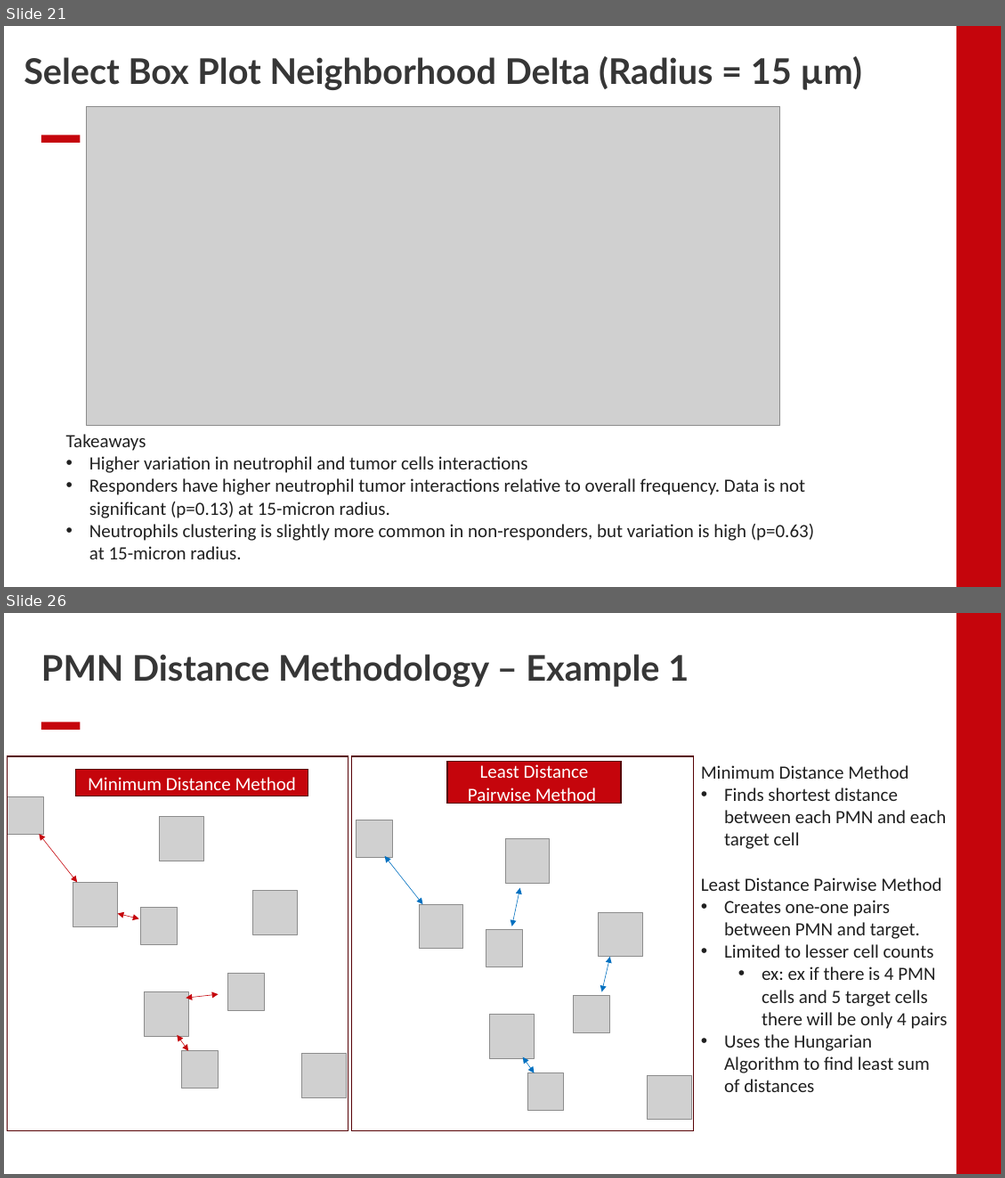
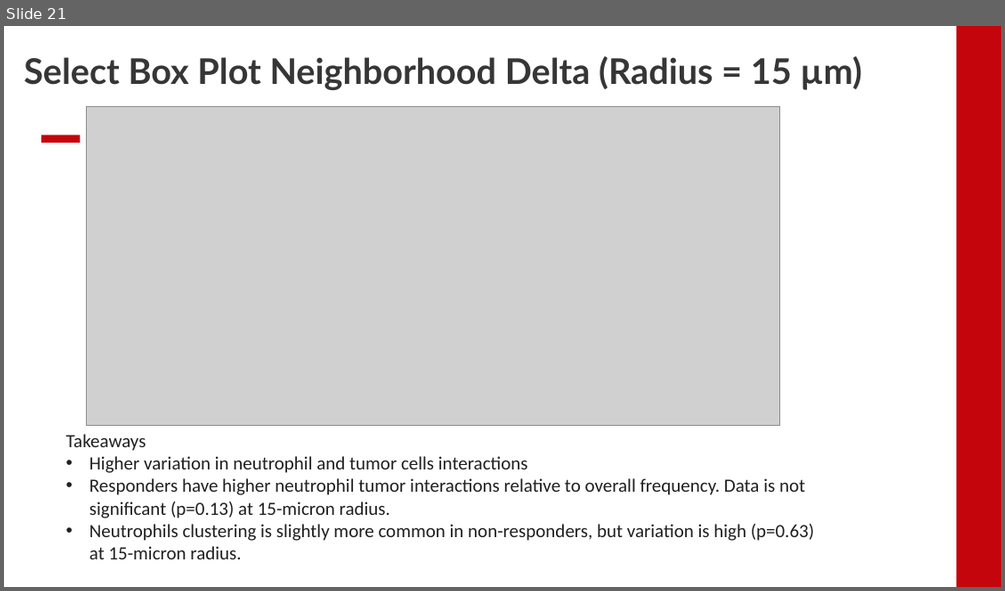
Before and after one commit to EDJohns/2025-Dinh-Lab-Research-Project, a slide deck: Shapiro 2025 Project/Weekly Updates/Week 7 Updates.pptx. Shown one above the other, each under a label of ours: slides 21 and 26 before the commit, slide 21 after it; the slides between them are not shown. The pictures are 1005x1178 and 1005x591 pixels, drawn with LibreOffice and Linux fonts; fonts in the diff are those of the drawing; grey boxes stand for pictures; background and template pictures are left out. Boxes give left, top, right and bottom in pixels: in the first picture for what was removed or moved away, otherwise in the second. Text is boxed around its words. In the diff, an @@ line names an element or a change of style, - is before the commit and + after.

```diff
--- a/Shapiro 2025 Project/Weekly Updates/Week 7 Updates.pptx
+++ b/Shapiro 2025 Project/Weekly Updates/Week 7 Updates.pptx
@@ slide 26 removed at (x1=4, y1=613, x2=1001, y2=1174), background #FFFFFF; not listed: 2 template elements that a slide beside it also shows @@
@@ title removed at (x1=41, y1=654, x2=688, y2=687) @@
-PMN Distance Methodology – Example 1
@@ rectangle removed at (x1=7, y1=756, x2=348, y2=1131) @@
@@ rectangle removed at (x1=76, y1=770, x2=307, y2=795) @@
-Minimum Distance Method
@@ rectangle removed at (x1=352, y1=756, x2=694, y2=1131) @@
@@ rectangle removed at (x1=447, y1=761, x2=621, y2=803) @@
-Least Distance Pairwise Method
@@ text removed at (x1=701, y1=765, x2=947, y2=1092) @@
-Minimum Distance Method
-• Finds shortest distance between each PMN and each target cell
-Least Distance Pairwise Method
-• Creates one-one pairs between PMN and target.
-• Limited to lesser cell counts
-  • ex: ex if there is 4 PMN cells and 5 target cells there will be only 4 pairs
-• Uses the Hungarian Algorithm to find least sum of distances
@@ picture removed at (x1=7, y1=797, x2=44, y2=835) @@
@@ picture removed at (x1=160, y1=817, x2=203, y2=860) @@
@@ picture removed at (x1=356, y1=820, x2=393, y2=858) @@
@@ double arrow removed from (77, 882) to (39, 834) @@
@@ picture removed at (x1=506, y1=839, x2=550, y2=883) @@
@@ double arrow removed from (423, 904) to (385, 856) @@
@@ picture removed at (x1=73, y1=882, x2=118, y2=926) @@
@@ picture removed at (x1=253, y1=891, x2=297, y2=934) @@
@@ picture removed at (x1=419, y1=904, x2=463, y2=948) @@
@@ double arrow removed from (520, 887) to (512, 926) @@
@@ double arrow removed from (139, 919) to (118, 914) @@
@@ picture removed at (x1=141, y1=908, x2=178, y2=945) @@
@@ picture removed at (x1=486, y1=929, x2=523, y2=966) @@
@@ picture removed at (x1=599, y1=912, x2=643, y2=957) @@
@@ double arrow removed from (602, 992) to (610, 957) @@
@@ picture removed at (x1=227, y1=973, x2=264, y2=1011) @@
@@ picture removed at (x1=145, y1=992, x2=189, y2=1037) @@
@@ double arrow removed from (186, 998) to (218, 995) @@
@@ picture removed at (x1=574, y1=996, x2=610, y2=1033) @@
@@ double arrow removed from (177, 1035) to (189, 1051) @@
@@ picture removed at (x1=490, y1=1013, x2=534, y2=1058) @@
@@ picture removed at (x1=182, y1=1051, x2=218, y2=1088) @@
@@ picture removed at (x1=301, y1=1054, x2=346, y2=1097) @@
@@ double arrow removed from (523, 1057) to (534, 1073) @@
@@ picture removed at (x1=527, y1=1073, x2=564, y2=1111) @@
@@ picture removed at (x1=647, y1=1075, x2=691, y2=1119) @@
```
Also in this commit, not shown: 6 slides changed, 5 slides added, 12 other slides removed.
